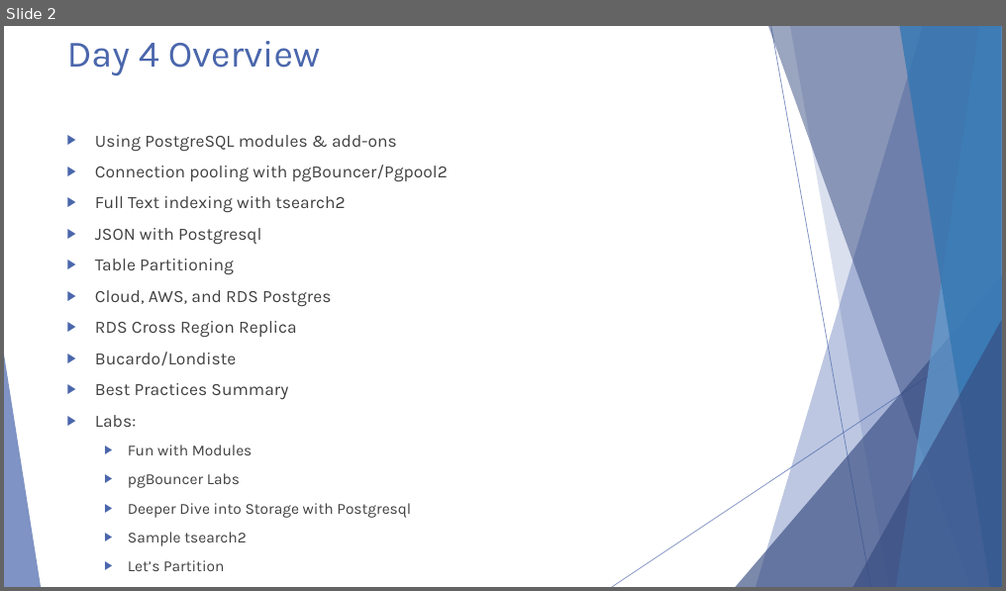
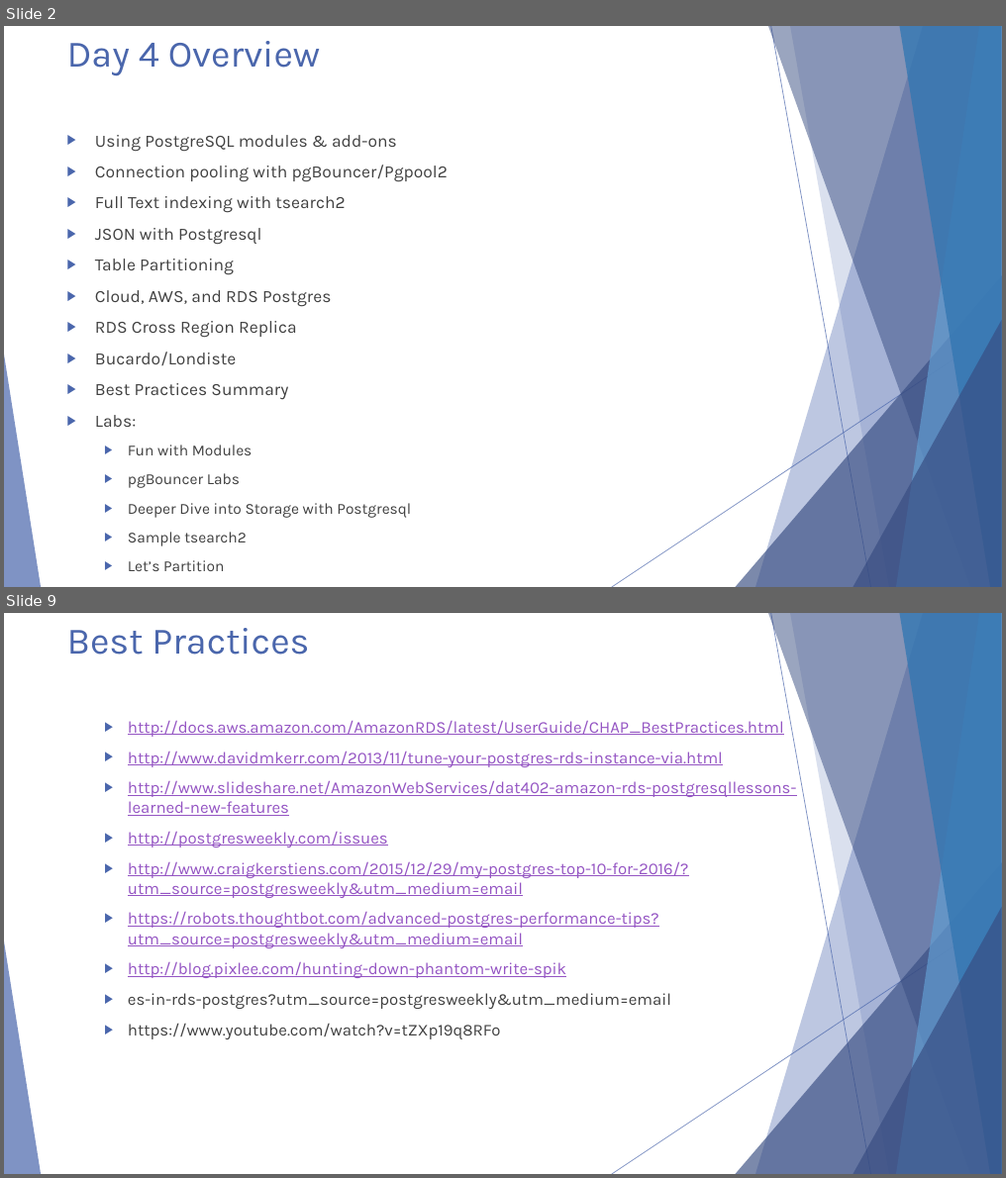
Before and after one commit to michaelrishiforrester/IntrotoPostgres2016, a slide deck: Presentations/Postgresql Presentation Day 4.pptx. Shown one above the other, each under a label of ours: slide 2 before the commit, slides 2 and 9 after it; the slides between them are not shown. The pictures are 1006x591 and 1006x1178 pixels, drawn with LibreOffice and Linux fonts; fonts in the diff are those of the drawing. Boxes give left, top, right and bottom in pixels: in the first picture for what was removed or moved away, otherwise in the second. Text is boxed around its words. In the diff, an @@ line names an element or a change of style, - is before the commit and + after.

```diff
--- a/Presentations/Postgresql Presentation Day 4.pptx
+++ b/Presentations/Postgresql Presentation Day 4.pptx
@@ slide 9 added at (4,613,1002,1174), background #FFFFFF; not listed: 10 template elements that a slide beside it also shows @@
@@ title added at (67,628,309,655), 36 pt, text #4A66AC @@
+Best Practices
@@ text added at (128,720,796,1040), 16 pt, text #9454C3, underline @@
+  ▶ http://docs.aws.amazon.com/AmazonRDS/latest/UserGuide/CHAP_BestPractices.html
+  ▶ http://www.davidmkerr.com/2013/11/tune-your-postgres-rds-instance-via.html
+  ▶ http://www.slideshare.net/AmazonWebServices/dat402-amazon-rds-postgresqllessons-learned-new-features
+  ▶ http://postgresweekly.com/issues
+  ▶ http://www.craigkerstiens.com/2015/12/29/my-postgres-top-10-for-2016/?utm_source=postgresweekly&utm_medium=email
+  ▶ https://robots.thoughtbot.com/advanced-postgres-performance-tips?utm_source=postgresweekly&utm_medium=email
+  ▶ http://blog.pixlee.com/hunting-down-phantom-write-spik
+  ▶ es-in-rds-postgres?utm_source=postgresweekly&utm_medium=email
+  ▶ https://www.youtube.com/watch?v=tZXp19q8RFo
```
Also in this commit, not shown: 5 slides changed, 2 other slides added, 2 slides removed.
